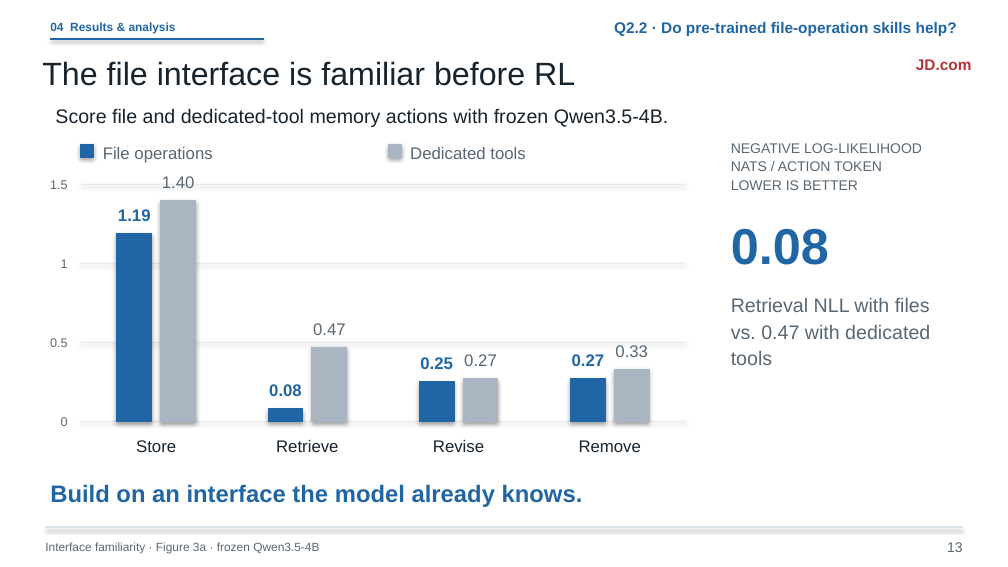
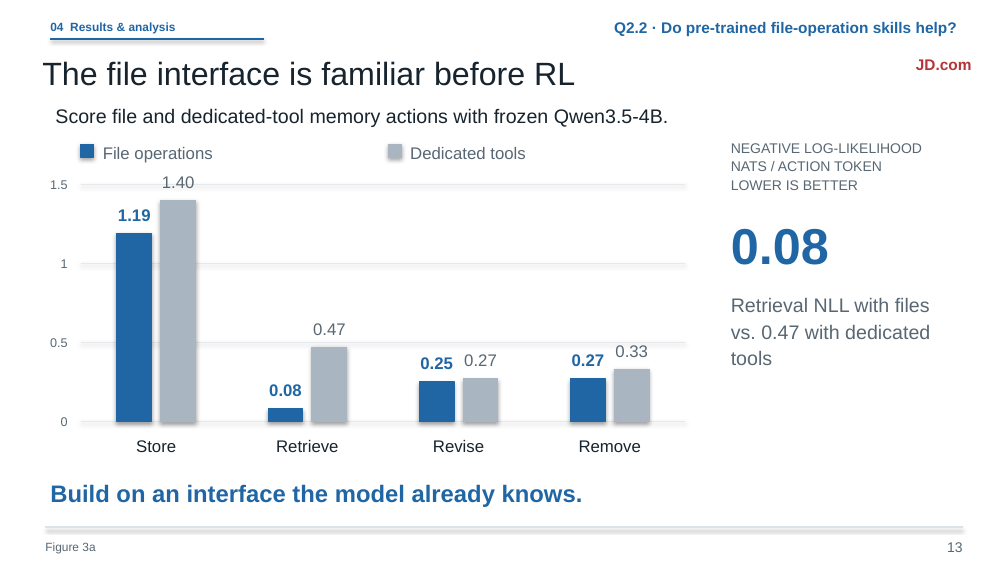
Before and after one commit to liruiluo/agentmemorygym, a slide deck: slide 13 of assets/slides/coding-agent-memory-post-training-slides.pptx. Drawn at 1008x567 pixels with LibreOffice and Linux fonts; fonts in the diff are those of the drawing. Boxes give left, top, right and bottom in pixels: in the first picture for what was removed or moved away, otherwise in the second. Text is boxed around its words. In the diff, an @@ line names an element or a change of style, - is before the commit and + after.

```diff
--- a/assets/slides/coding-agent-memory-post-training-slides.pptx
+++ b/assets/slides/coding-agent-memory-post-training-slides.pptx
@@ text at [45, 542, 95, 554]: text changed @@
-Interface familiarity · Figure 3a · frozen Qwen3.5-4B
+Figure 3a
```
Also in this commit, not shown: 7 other slides changed, 9 other files.
